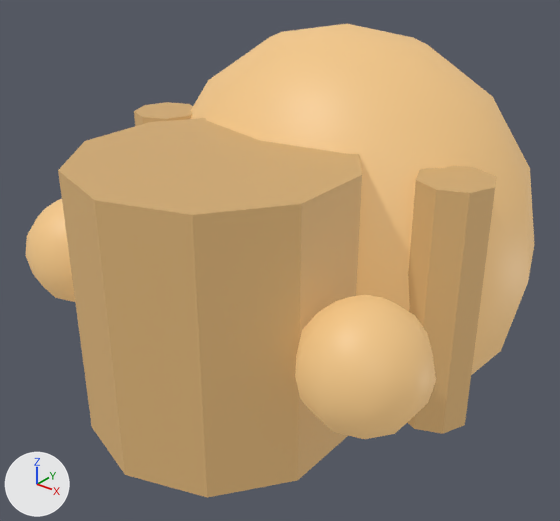
Two versions of the glTF model assets/procedural/pretty/monster_treant.glb, one commit apart.
Both versions are drawn from a 50 mm camera at (3.26, -4.3, 4.11) aimed at (-0.08, -0.12, 1.52). Lighting does not change. The marker at lower left points along +X, +Y and +Z. The older version comes first. Vertices at exactly the same position are counted once.

Names of what the first picture shows: 'monster_treant_root'.
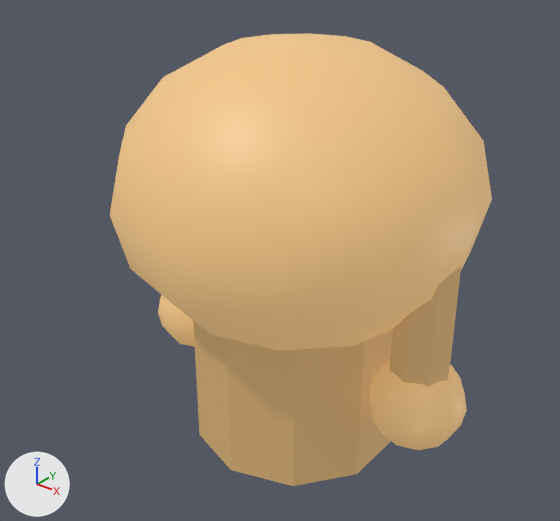
Location of each change, [x1, y1, x2, y2] in pixels of the pictures (560 x 521 px; the box of a moved part takes in the faces that stretch with it):
'monster_treant_root', reshaped (25% narrower)
    before: [25, 24, 535, 498]
    after: [110, 33, 492, 486]
part 1 of me_monster_treant_mesh, moved or reshaped
    before: [58, 118, 362, 498]
    after: [193, 321, 392, 486]
part 2 of me_monster_treant_mesh, moved or reshaped (not visible afterwards)
    before: [134, 102, 193, 126]
part 3 of me_monster_treant_mesh, moved or reshaped
    before: [407, 166, 496, 434]
    after: [390, 266, 461, 387]
part 4 of me_monster_treant_mesh, moved or reshaped
    before: [191, 24, 535, 375]
    after: [110, 33, 492, 351]
part 5 of me_monster_treant_mesh, moved or reshaped
    before: [25, 199, 75, 302]
    after: [158, 295, 195, 347]
part 6 of me_monster_treant_mesh, moved or reshaped
    before: [295, 295, 436, 439]
    after: [369, 360, 467, 450]

What the commit changed:
me_monster_treant_mesh is used by ob_monster_treant_root; location (0.0, 0.0, 0.0).
me_monster_treant_mesh had 366 vertices, 700 faces and spanned x -1.68..1.68, y -1.84..1.84, z 0.0..3.2.
me_monster_treant_mesh now has 366 vertices, 700 faces and spans x -1.46..1.46, y -1.39..1.39, z 0.0..3.2.
me_monster_treant_mesh part 1: the loose piece of 20 vertices spanning x -0.91..0.91, y -1.84..0.08, z 0.64..2.56 is scaled about its middle by 0.87, then moved by (0.0, 0.88, -0.77).
me_monster_treant_mesh part 2: the loose piece of 16 vertices spanning x -1.54..-1.02, y -0.34..0.18, z 0.72..2.48 is scaled about its middle by 0.87, then moved by (0.17, 0.08, -0.07).
me_monster_treant_mesh part 3: the loose piece of 16 vertices spanning x 1.02..1.54, y -0.34..0.18, z 0.72..2.48 is scaled about its middle by 0.87, then moved by (-0.17, 0.08, -0.07).
me_monster_treant_mesh part 4: the loose piece of 86 vertices spanning x -1.6..1.6, y -0.72..1.84, z 0.0..3.2 is scaled about its middle by (0.87, 1.09, 0.696), then moved by (0.0, -0.56, 0.49).
me_monster_treant_mesh part 5: the loose piece of 72 vertices spanning x -1.68..-0.88, y -1.46..-0.62, z 1.18..2.02 is scaled about its middle by 0.87, then moved by (0.17, 1.04, -0.9).
me_monster_treant_mesh part 6: the loose piece of 72 vertices spanning x 0.88..1.68, y -1.46..-0.62, z 1.18..2.02 is scaled about its middle by 0.87, then moved by (-0.17, 1.04, -0.9).
Other edits to the shape of me_monster_treant_mesh do not show in these pictures.
